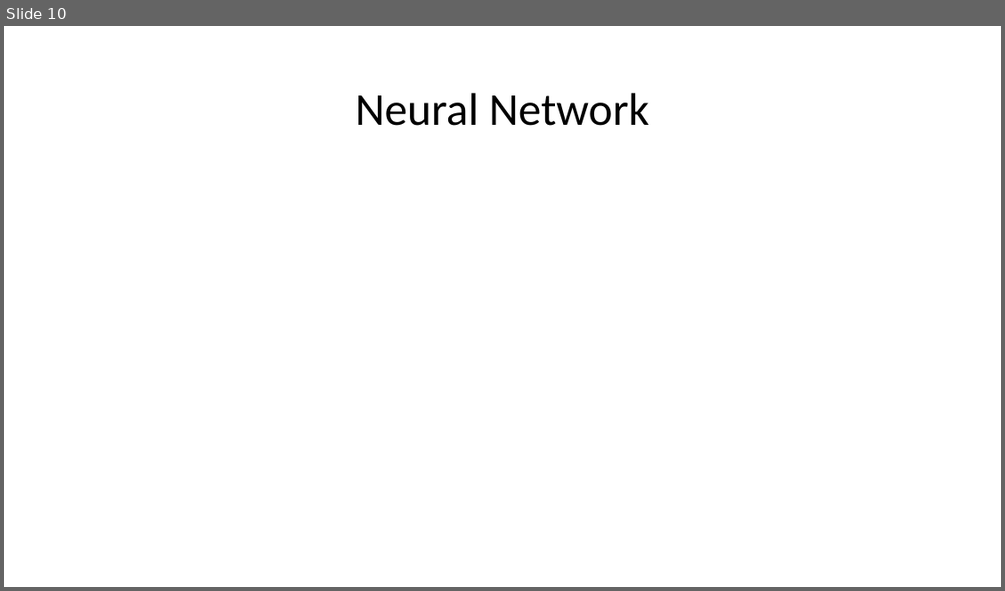
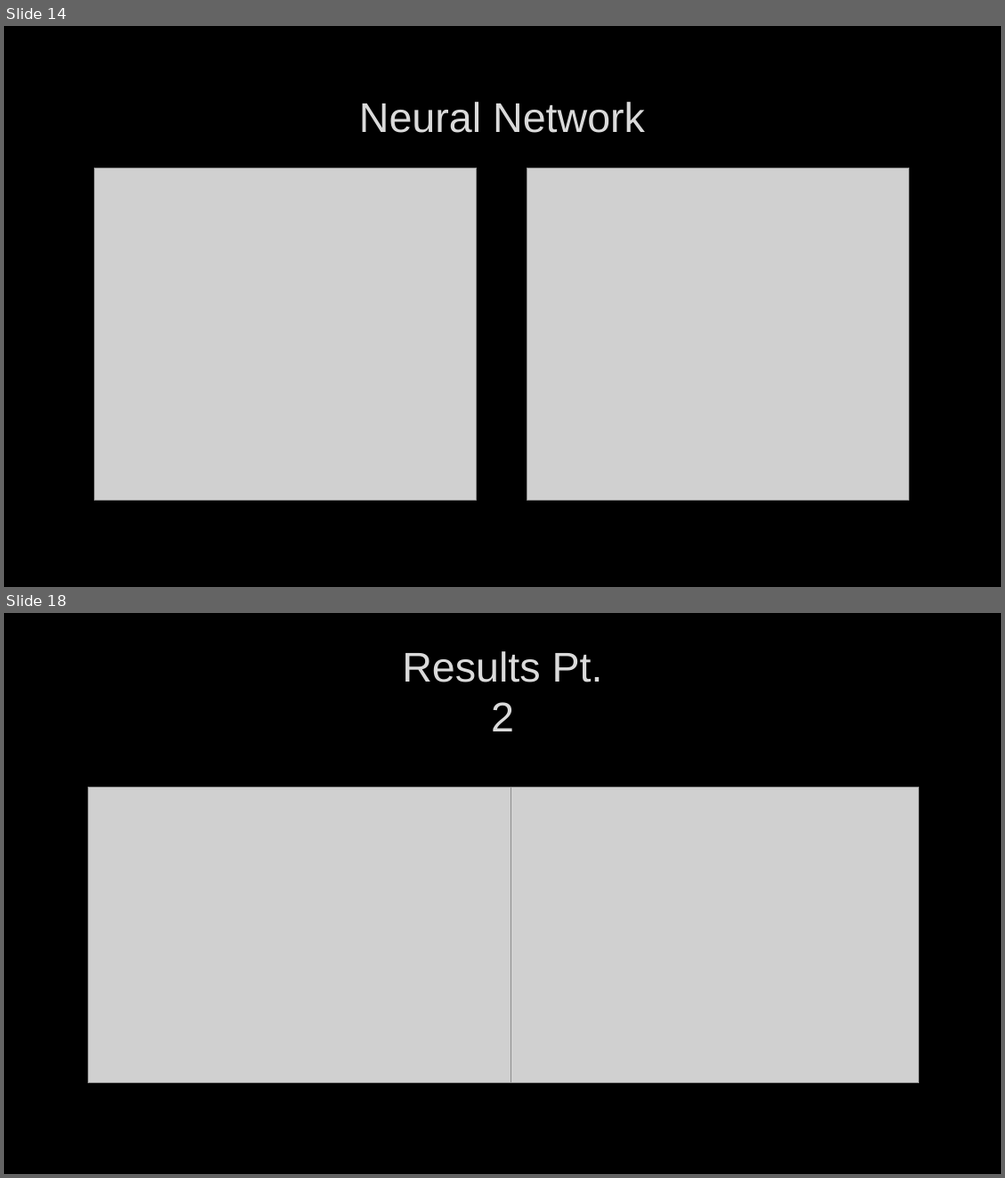
Before and after one commit to hunterblum/Data-Mining-G4, a slide deck: Stroke Dataset Presentation.pptx. Shown one above the other, each under a label of ours: slide 10 before the commit, slides 14 and 18 after it; the slides between them are not shown. The pictures are 1005x591 and 1005x1178 pixels, drawn with LibreOffice and Linux fonts; fonts in the diff are those of the drawing; grey boxes stand for pictures; background and template pictures are left out. Boxes give left, top, right and bottom in pixels: in the first picture for what was removed or moved away, otherwise in the second. Text is boxed around its words. In the diff, an @@ line names an element or a change of style, - is before the commit and + after.

```diff
--- a/Stroke Dataset Presentation.pptx
+++ b/Stroke Dataset Presentation.pptx
@@ slide 18 added at [4,613,1001,1174], background picture (left out) @@
@@ title added at [402,651,603,731], 40 pt, text #DADADA @@
+Results Pt. 2
@@ picture added at [88,787,511,1083] @@
@@ picture added at [511,787,919,1083] @@
@@ what was slide 10 is now slide 14 @@
@@ slide 14 changed as well @@
@@ background #FFFFFF to picture (left out) @@
@@ title "Neural Network": place and size @@
-title "Neural Network" at [356,93,649,126]
+title "Neural Network" at [359,102,645,133]
@@ title "Neural Network" at [359,102,645,133]: size 44 to 40 pt, font Calibri to Arial, text colour #000000 to #DADADA, letter outline none to #404040 0.75 pt; line spacing 0.9 to 1 @@
@@ picture added at [95,168,477,499] @@
@@ picture added at [527,168,909,499] @@
```
Also in this commit, not shown: 2 other slides changed, 16 other slides added, 12 slides removed.
